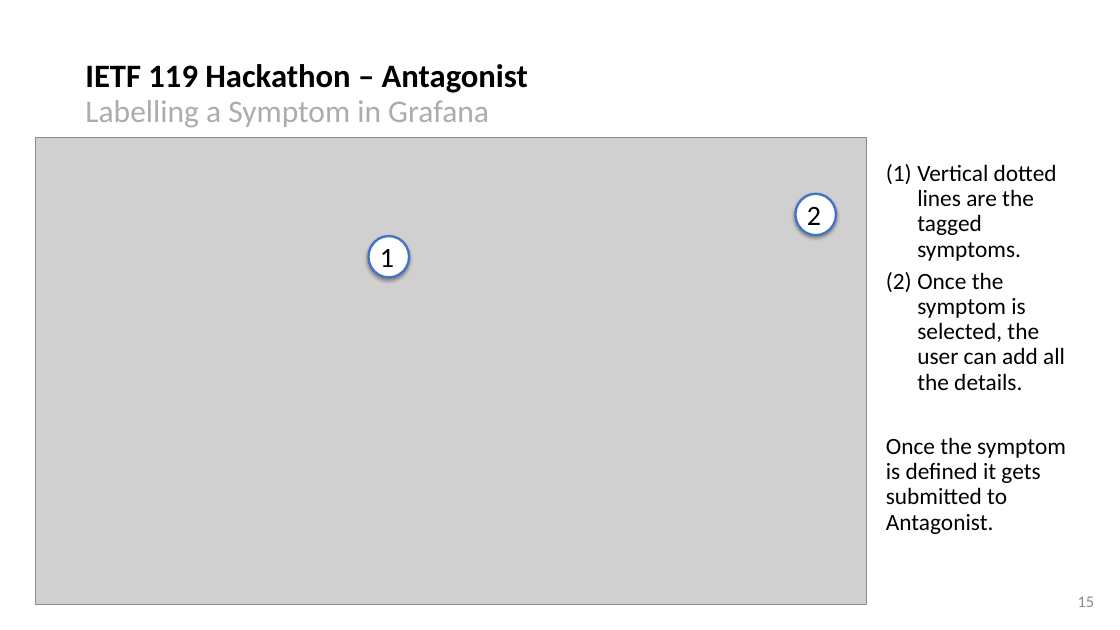
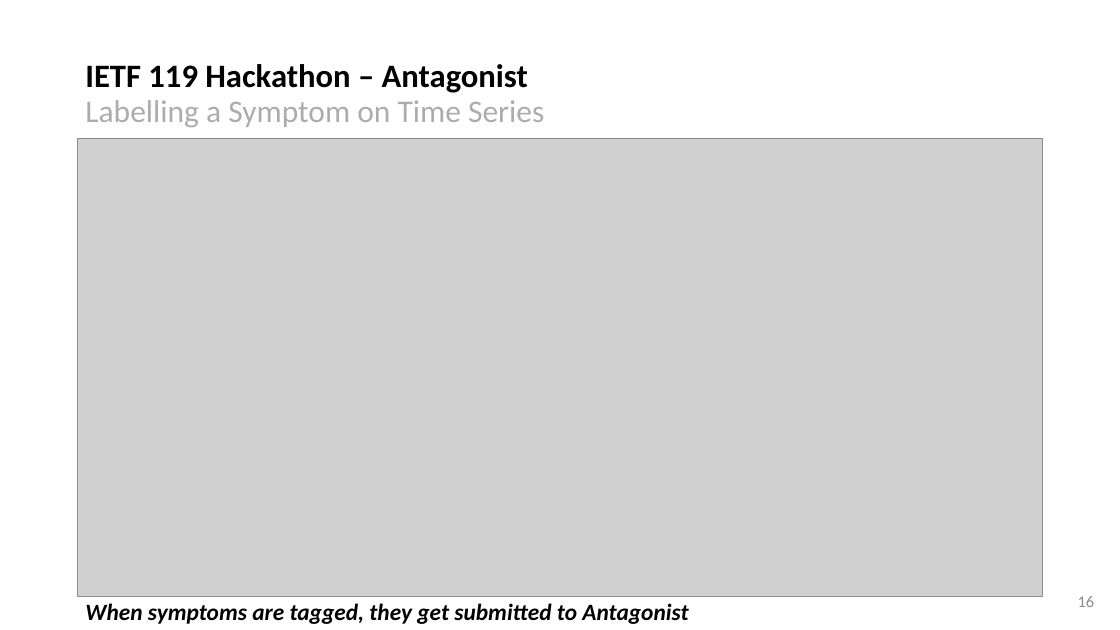
Before and after one commit to network-analytics/ietf-network-analytics-document-status, a slide deck: slide 16 of 119/NMOP/draft-netana-nmop-network-anomaly-semantics-and-lifecycle.pptx (slide 15 before the commit). Drawn at 1120x630 pixels with LibreOffice and Linux fonts; fonts in the diff are those of the drawing; grey boxes stand for pictures. Boxes give left, top, right and bottom in pixels: in the first picture for what was removed or moved away, otherwise in the second. Text is boxed around its words. In the diff, an @@ line names an element or a change of style, - is before the commit and + after.

```diff
--- a/119/NMOP/draft-netana-nmop-network-anomaly-semantics-and-lifecycle.pptx
+++ b/119/NMOP/draft-netana-nmop-network-anomaly-semantics-and-lifecycle.pptx
@@ title at box(85, 64, 544, 127): text changed; size 28 to 27 pt; text colour #000000 to #AFABAB; bold off @@
-IETF 119 Hackathon – Antagonist
-Labelling a Symptom in Grafana
+IETF 119 Hackathon – Antagonist
+Labelling a Symptom on Time Series
@@ picture: place and size @@
-picture at box(35, 138, 866, 605)
+picture at box(77, 139, 1044, 597)
@@ ellipse removed at box(796, 194, 836, 235) @@
-2
@@ ellipse removed at box(369, 236, 409, 277) @@
-1
@@ page number at box(1078, 596, 1095, 607): text changed @@
-15
+16
@@ text at box(85, 603, 688, 624): text changed; bold on; italic on @@
-(1) Vertical dotted lines are the tagged symptoms.
-(2) Once the symptom is selected, the user can add all the details.
-Once the symptom is defined it gets submitted to Antagonist.
+When symptoms are tagged, they get submitted to Antagonist
```
Also in this commit, not shown: 6 other slides changed, 3 slides added, 1 slide removed, 1 other file.
